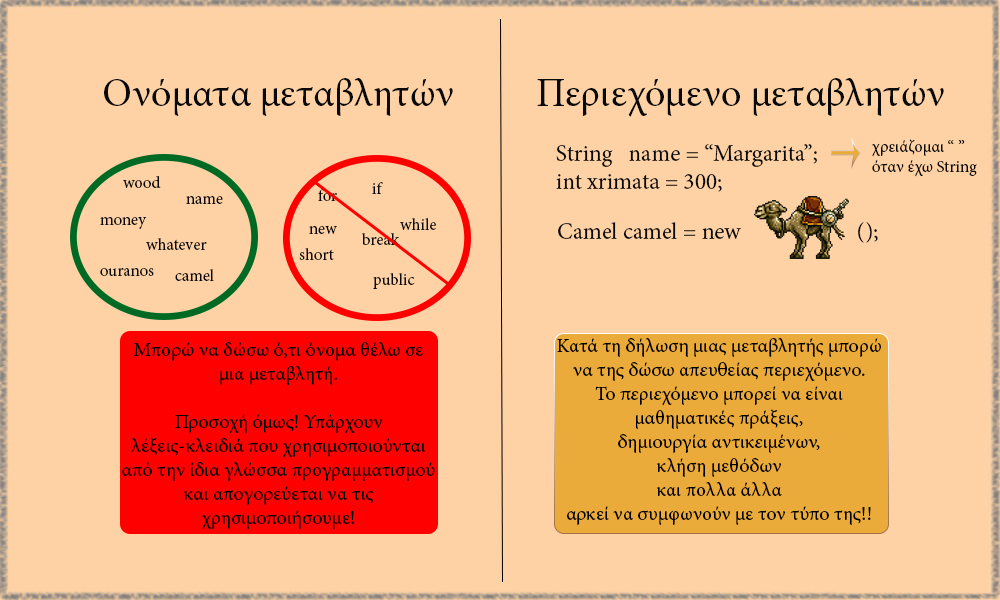
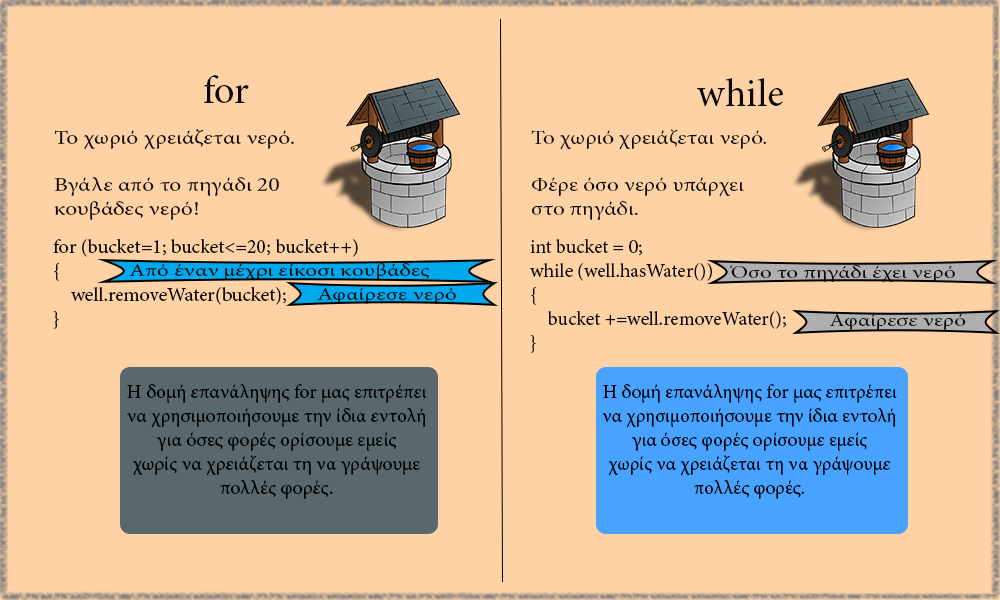
Two versions of the same layered image (w=1000, h=600). Layer-by-layer changes:
added group "domi epanal" with 23 layers above "ifelse" over [53, 75, 1000, 534]
added group "while" (1st of 4, in "domi epanal") with 10 layers in group "domi epanal" over [530, 78, 1000, 534]
added layer "Το χωριό χρειάζεται νερό. Φέρε όσο νερό υπάρχει στο πηγάδι." in group "while" over [531, 129, 766, 220]
added layer "Η δομή επανάληψης for μας επιτρέπει να χρησιμοποιήσουμε την ίδι" (1st of 2, in "domi epanal" › "while") in group "while" over [602, 384, 897, 499]
added layer "int bucket = 0; while (well.hasWater()) { bucket +=well.rem" in group "while" over [530, 239, 786, 353]
added layer "well-145660_960_720" (1st of 2, in "domi epanal" › "while") in group "while" over [791, 78, 929, 233]
added layer "Rounded Rectangle 1" (1st of 6, in "domi epanal" › "while") in group "while" over [596, 367, 908, 534]
added group "for" (1st of 3, in "domi epanal") with 11 layers in group "domi epanal" over [53, 75, 783, 534]
added layer "Το χωριό χρειάζεται νερό. Βγάλε από το πηγάδι 20 κουβάδες νερό" in group "for" over [54, 129, 294, 220]
added layer "Η δομή επανάληψης for μας επιτρέπει να χρησιμοποιήσουμε την ίδι" (2nd of 2, in "domi epanal" › "for") in group "for" over [127, 384, 427, 499]
added layer "for (bucket=1; bucket<=20; bucket++) { well.removeWater(buc" in group "for" over [53, 239, 358, 329]
added layer "Shape 4" (2nd of 2, in "domi epanal" › "for") in group "for" over [97, 259, 496, 283]
added layer "well-145660_960_720" (2nd of 2, in "domi epanal" › "for") in group "for" over [319, 78, 460, 233]
added layer "Rounded Rectangle 1" (2nd of 6, in "domi epanal" › "for") in group "for" over [120, 367, 438, 534]
hid group "var name" (29 layers) over [70, 78, 977, 534]
painted on "Rounded Rectangle 1 copy" (1st of 3, in "var name") over [554, 334, 889, 534]
…and 10 more changes (9 added, 1 painted)
